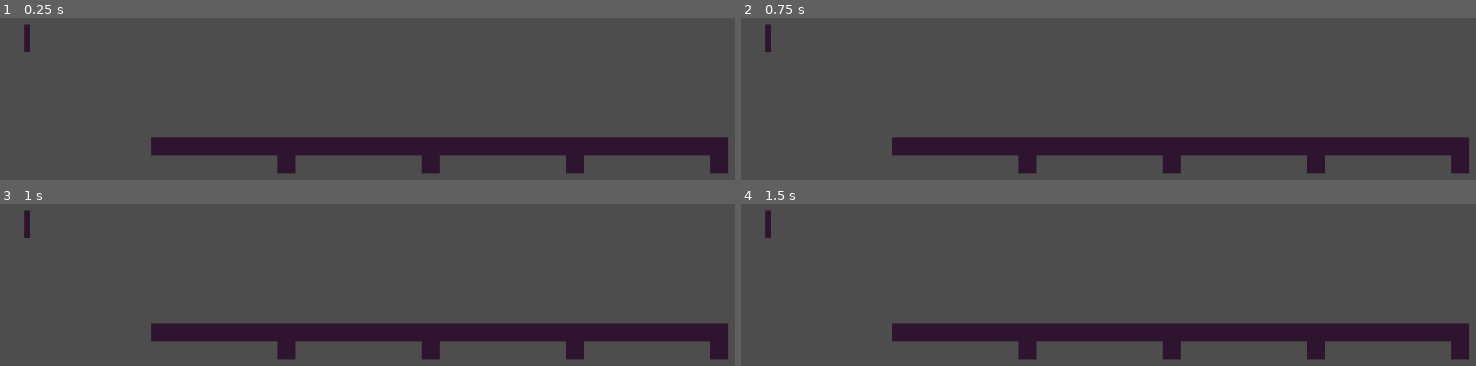
Above: before the commit, frames 1-4 (two rows, left to right).
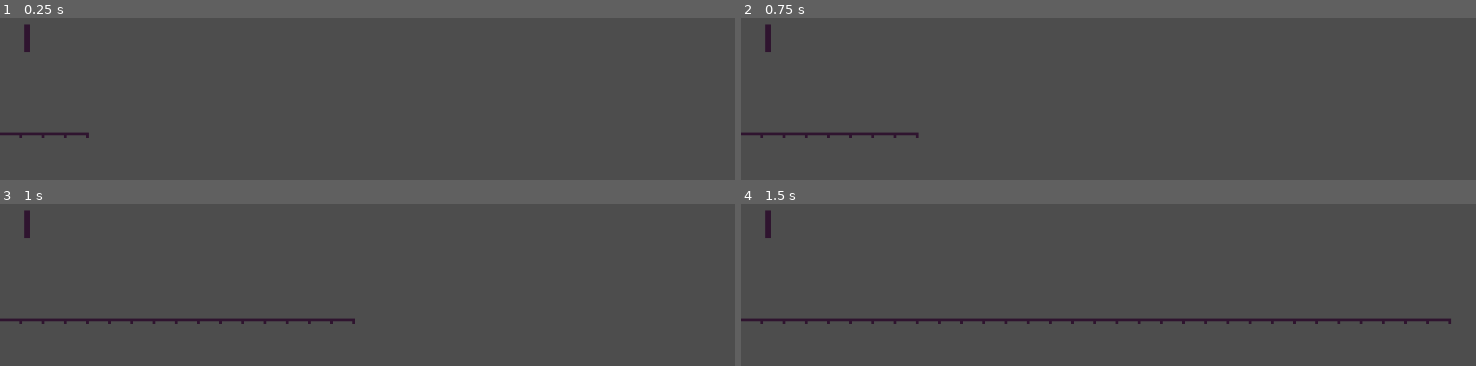
Above: after the commit, the same moments.

Repository: lumodevteam/sovle-squad
Game: Godot game, scene res://scenes/entities/numberLine/numberLine.tscn
The game is run twice, just before and just after one commit, with the same random seed, the same clock (stepped at 60 frames per second) and the same inputs.
Inputs (mouse positions are in pixels of both pictures, inside the frame that each line leads up to):
- Up to frame 1 (0.25 s): no input
- Up to frame 2 (0.75 s): tap Enter at 0.5 s; move the mouse to (outside the picture) at 0.52 s; hold D (right) from 0.53 s (still down); tap Space at 0.6 s; click (outside the picture) at 0.67 s
- Up to frame 3 (1 s): keep holding D (right); tap Space at 0.77 s
- Up to frame 4 (1.5 s): tap Space at 1.07 s; release D (right) at 1.25 s; drag from (outside the picture) to (outside the picture) at 1.27 s

The runs differ from the first frame. In frame 1, 10% of the frame differs, in the area x 0-100%, y 70-97%; in frame 2, 10%; in frame 3, 11%; in frame 4, 11%.

Commit message:
added a way to change number sprites and fixed numberline

Diff:
--- /dev/null
+++ b/solve-squad/scenes/entities/numberLine/changeSprite.gd
@@ -0,0 +1,8 @@
+extends AnimatedSprite2D
+
+func _input(event):
+	if event is InputEventMouseButton and event.pressed and event.button_index == MOUSE_BUTTON_RIGHT:
+		if frame == 9:
+			frame = 0
+		else:
+			frame += 1
--- a/solve-squad/scenes/entities/numberLine/numberLine.gd
+++ b/solve-squad/scenes/entities/numberLine/numberLine.gd
@@ -5,13 +5,15 @@
 	left,
 }
 
+func change_state(state) -> void:
+	self.set_frame(state)
 
-func change_state(state) -> void:
-	$sprite.set_frame(state)
+@onready var originSprite = self
 
-@onready var originSprite = $sprite
 
-func ready() -> void:
-	var clone = originSprite.duplicate()
-	add_child(clone)
-	clone.position = Vector2(32,0) # sets location of next part of number line number line
+func _input(event) -> void:
+	if event is InputEventKey and event.pressed and event.keycode == KEY_SPACE:
+		var clone = originSprite.duplicate()
+		add_child(clone)
+		clone.position = Vector2(32, 0) # sets location of next part of number line number line
+		clone.scale = Vector2(1, 1)
--- a/solve-squad/scenes/entities/numberLine/numberLine.tscn
+++ b/solve-squad/scenes/entities/numberLine/numberLine.tscn
@@ -1,23 +1,101 @@
-[gd_scene load_steps=7 format=3 uid="uid://cvnis7n08fsfd"]
+[gd_scene load_steps=19 format=3 uid="uid://cvnis7n08fsfd"]
 
 [ext_resource type="Texture2D" uid="uid://ddxpll8f6ale1" path="res://assets/NumberLine.png" id="1_4en1t"]
 [ext_resource type="Script" uid="uid://b3inqvl1g3ic" path="res://scenes/entities/numberLine/numberLine.gd" id="2_4en1t"]
 [ext_resource type="Texture2D" uid="uid://c0a32qykre15h" path="res://assets/Numbers.png" id="3_odo72"]
 [ext_resource type="Script" uid="uid://dk7qd4k81ftfo" path="res://scenes/entities/numberLine/numbers.gd" id="4_lvqjq"]
+[ext_resource type="Script" uid="uid://um3e8ass73s7" path="res://scenes/entities/numberLine/changeSprite.gd" id="5_lvqjq"]
 
 [sub_resource type="AtlasTexture" id="AtlasTexture_odo72"]
 atlas = ExtResource("1_4en1t")
 region = Rect2(0, 0, 32, 32)
 
 [sub_resource type="AtlasTexture" id="AtlasTexture_r3762"]
+region = Rect2(0, 0, 32, 32)
+
+[sub_resource type="AtlasTexture" id="AtlasTexture_n88n4"]
 atlas = ExtResource("3_odo72")
 region = Rect2(0, 0, 32, 32)
+
+[sub_resource type="AtlasTexture" id="AtlasTexture_x2nqt"]
+atlas = ExtResource("3_odo72")
+region = Rect2(32, 0, 32, 32)
+
+[sub_resource type="AtlasTexture" id="AtlasTexture_d2pjb"]
+atlas = ExtResource("3_odo72")
+region = Rect2(64, 0, 32, 32)
+
+[sub_resource type="AtlasTexture" id="AtlasTexture_jka5v"]
+atlas = ExtResource("3_odo72")
+region = Rect2(0, 32, 32, 32)
+
+[sub_resource type="AtlasTexture" id="AtlasTexture_r2133"]
+atlas = ExtResource("3_odo72")
+region = Rect2(32, 32, 32, 32)
+
+[sub_resource type="AtlasTexture" id="AtlasTexture_ufe1x"]
+atlas = ExtResource("3_odo72")
+region = Rect2(64, 32, 32, 32)
+
+[sub_resource type="AtlasTexture" id="AtlasTexture_i0p3a"]
+atlas = ExtResource("3_odo72")
+region = Rect2(0, 64, 32, 32)
+
+[sub_resource type="AtlasTexture" id="AtlasTexture_hi5ls"]
+atlas = ExtResource("3_odo72")
+region = Rect2(32, 64, 32, 32)
+
+[sub_resource type="AtlasTexture" id="AtlasTexture_ht8bq"]
+atlas = ExtResource("3_odo72")
+region = Rect2(64, 64, 32, 32)
+
+[sub_resource type="AtlasTexture" id="AtlasTexture_mik0x"]
+atlas = ExtResource("3_odo72")
+region = Rect2(0, 96, 32, 32)
+
+[sub_resource type="SpriteFrames" id="SpriteFrames_simlw"]
+animations = [{
+"frames": [{
+"duration": 1.0,
+"texture": SubResource("AtlasTexture_n88n4")
+}, {
+"duration": 1.0,
+"texture": SubResource("AtlasTexture_x2nqt")
+}, {
+"duration": 1.0,
+"texture": SubResource("AtlasTexture_d2pjb")
+}, {
+"duration": 1.0,
+"texture": SubResource("AtlasTexture_jka5v")
+}, {
+"duration": 1.0,
+"texture": SubResource("AtlasTexture_r2133")
+}, {
+"duration": 1.0,
+"texture": SubResource("AtlasTexture_ufe1x")
+}, {
+"duration": 1.0,
+"texture": SubResource("AtlasTexture_i0p3a")
+}, {
+"duration": 1.0,
+"texture": SubResource("AtlasTexture_hi5ls")
+}, {
+"duration": 1.0,
+"texture": SubResource("AtlasTexture_ht8bq")
+}, {
+"duration": 1.0,
+"texture": SubResource("AtlasTexture_mik0x")
+}],
+"loop": true,
+"name": &"default",
+"speed": 5.0
+}]
 
 [node name="NumberLine" type="Node2D"]
 
 [node name="line" type="Sprite2D" parent="."]
-position = Vector2(634.00006, 207)
-scale = Vector2(26, 26)
+position = Vector2(64, 178)
+scale = Vector2(4, 4)
 texture = SubResource("AtlasTexture_odo72")
 script = ExtResource("2_4en1t")
 
@@ -27,3 +105,7 @@
 texture = SubResource("AtlasTexture_r3762")
 region_rect = Rect2(0, 0, 32, 32)
 script = ExtResource("4_lvqjq")
+
+[node name="AnimatedSprite2D" type="AnimatedSprite2D" parent="number"]
+sprite_frames = SubResource("SpriteFrames_simlw")
+script = ExtResource("5_lvqjq")
--- a/solve-squad/scenes/entities/numberLine/numbers.gd
+++ b/solve-squad/scenes/entities/numberLine/numbers.gd
@@ -2,24 +2,11 @@
 var isDragging = false # state management
 var mouseOffset #center's the mouse on click
 var delay = 15
-enum State { #different parts of line and numbers
-	numOne,
-	numTwo,
-	numThree,
-	numFour,
-	numFive,
-	numSix,
-	numSeven,
-	numEight,
-	numNine,
-	numZero,
-	point,
-}
 
 func change_state(state) -> void:
-	$sprite.set_frame(state)
+	self.set_frame(state)
 
-@onready var originSprite = $sprite
+@onready var originSprite = self
 
 func _physics_process(delta):
 	if isDragging == true:
@@ -34,9 +21,3 @@
 				isDragging = true
 		else:
 			isDragging = false
-"""
-func _input(event):
-	if event is InputEventMouseButton and event.button_index == MOUSE_BUTTON_RIGHT:
-		if event.pressed:
-
-"""
Not shown, added: solve-squad/scenes/entities/numberLine/changeSprite.gd.uid
